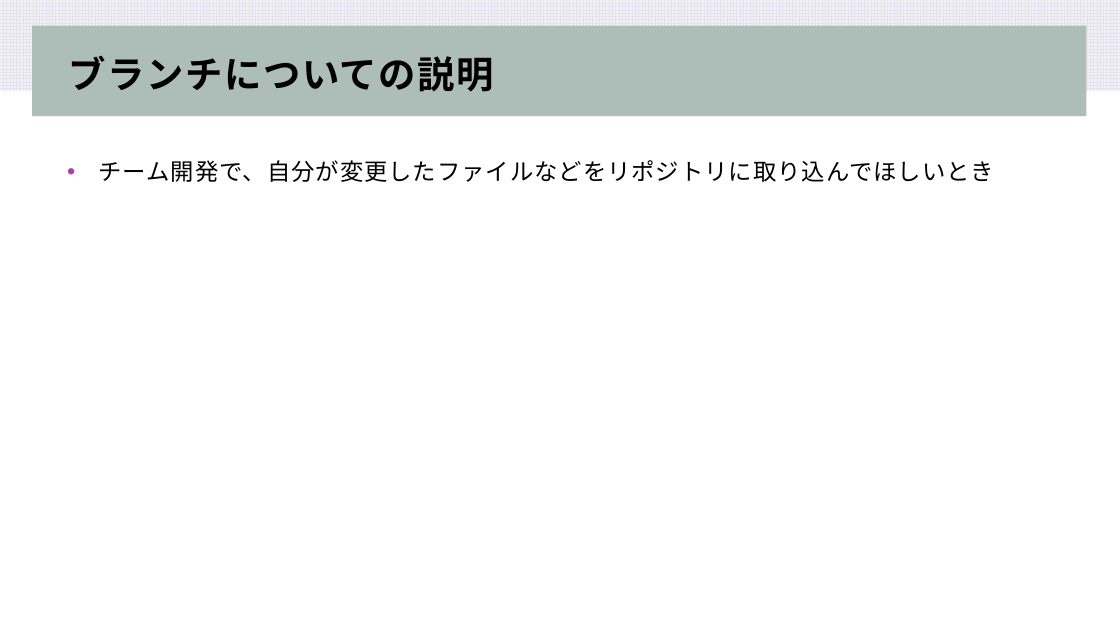
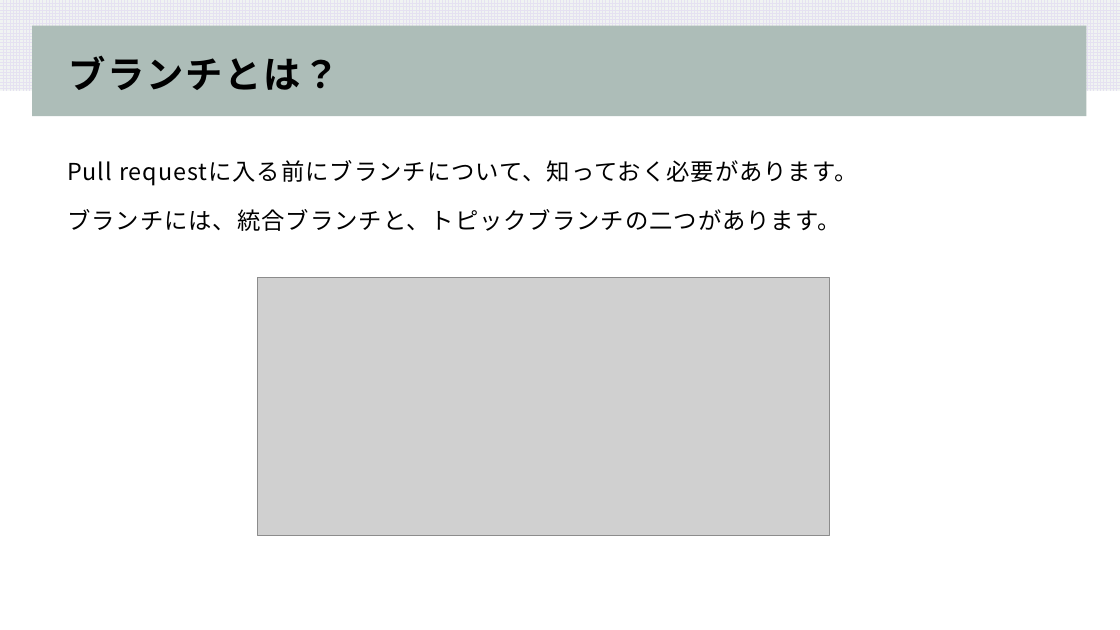
Before and after one commit to koki-sys/syuboard, a slide deck: slide 5 of document/PullRequest.pptx. Drawn at 1120x630 pixels with LibreOffice and Linux fonts; fonts in the diff are those of the drawing; grey boxes stand for pictures. Boxes give left, top, right and bottom in pixels: in the first picture for what was removed or moved away, otherwise in the second. Text is boxed around its words. In the diff, an @@ line names an element or a change of style, - is before the commit and + after.

Commit message:
プルリクの資料完成しました!

```diff
--- a/document/PullRequest.pptx
+++ b/document/PullRequest.pptx
@@ title at [69,55,340,90]: text changed @@
-ブランチについての説明
+ブランチとは？
@@ text at [67,160,857,231]: text changed @@
-• チーム開発で、自分が変更したファイルなどをリポジトリに取り込んでほしいとき
+Pull requestに入る前にブランチについて、知っておく必要があります。
+ブランチには、統合ブランチと、トピックブランチの二つがあります。
@@ picture added at [257,277,829,535] @@
```
Also in this commit, not shown: 9 other slides changed, 6 slides added, 1 other file.
